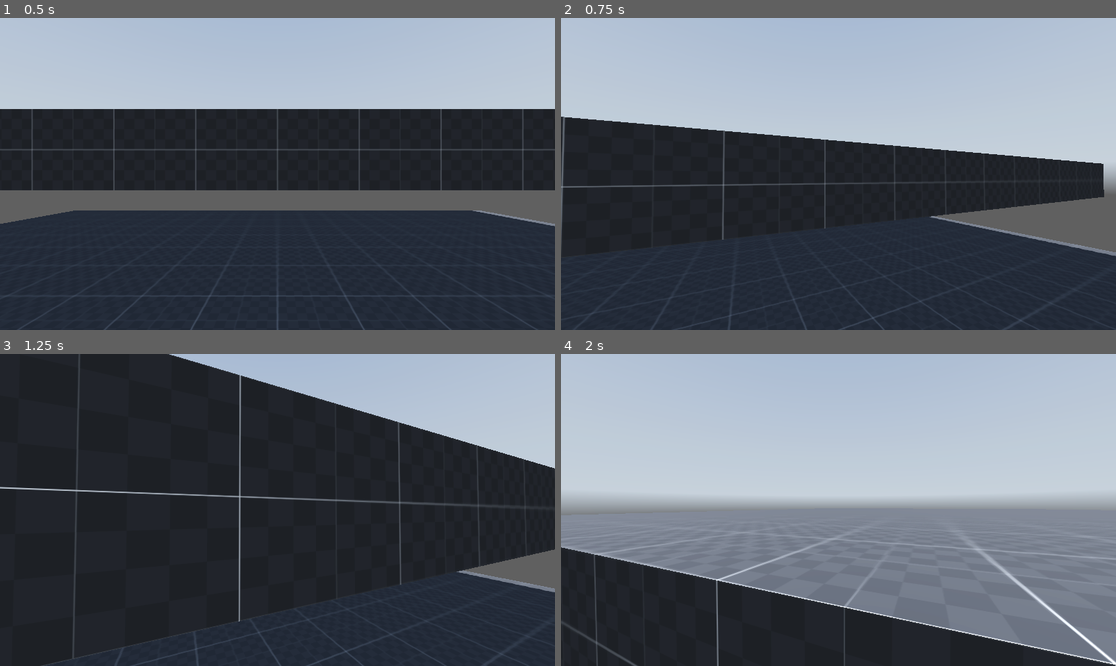
Above: before the commit, frames 1-4 (two rows, left to right).
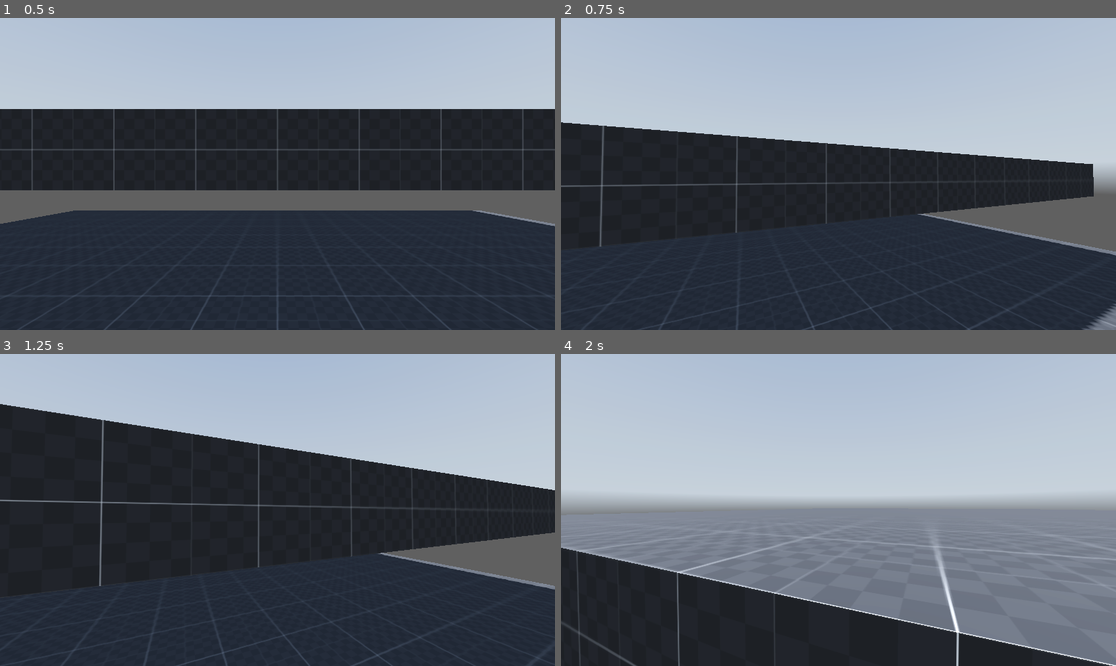
Above: after the commit, the same moments.

Repository: bonsaipropaganda/first-person-controller
Game: Godot game, scene res://scenes/world.tscn
Same seed, same stepped clock (60 frames per second), same inputs: the game is played once before the commit and once after it. A sky picture missing from this copy of the repository is replaced by a grey-blue gradient.
Inputs (mouse positions are in pixels of both pictures, inside the frame that each line leads up to):
- Up to frame 1 (0.5 s): no input
- Up to frame 2 (0.75 s): tap Enter (ui_accept) at 0.5 s; move the mouse to (866, 174) at 0.52 s; hold W (forward) from 0.53 s (still down); hold Ctrl (crouch) from 0.53 s (still down)
- Up to frame 3 (1.25 s): keep holding W (forward); keep holding Ctrl (crouch); tap Enter (ui_accept) at 0.77 s; tap Alt (free_look) at 0.8 s
- Up to frame 4 (2 s): keep holding W (forward); move the mouse to (810, 510) at 1.27 s; release Ctrl (crouch) at 1.28 s; tap Alt (free_look) at 1.35 s; tap Enter (ui_accept) at 1.52 s; tap Shift (sprint) at 1.55 s

Frame 1 is identical in both runs. In frame 2, 3.1% of the frame differs, in the area x 0-100%, y 31-100%; in frame 3, 22%, in the area x 0-100%, y 0-100%; in frame 4, 2.1%.

Commit message:
head bobbing?

Diff:
--- a/code/player.gd
+++ b/code/player.gd
@@ -3,10 +3,12 @@
 # player nodes
 @onready var neck = $Neck
 @onready var head = $Neck/Head
-@onready var camera_3d = $Neck/Head/Camera3D
+@onready var eyes = $Neck/Head/Eyes
+@onready var camera_3d = $Neck/Head/Eyes/Camera3D
 @onready var standing_shape = $StandingShape
 @onready var crouch_shape = $CrouchShape
 @onready var ray_cast_3d = $RayCast3D
+@onready var animation_player = $Neck/Head/Eyes/AnimationPlayer
 
 # state machine
 var free_looking = false
@@ -17,16 +19,25 @@
 
 # speed vars
 var current_speed = 5.0
-var lerp_speed = 10
-const walk_speed = 5
-const sprint_speed = 8
-const crouch_speed = 3
+var lerp_speed = 10.0
+var air_lerp_speed = 2.0
+const walk_speed = 5.0
+const sprint_speed = 8.0
+const crouch_speed = 3.0
 const slide_speed = 7.7
 
 # head bobbing vars
 const head_bobbing_sprinting_speed = 22
 const head_bobbing_walking_speed = 14
 const head_bobbing_crouching_speed = 10
+
+const head_bobbing_sprinting_intensity = .2
+const head_bobbing_walking_intensity = .1
+const head_bobbing_crouching_intensity = .05
+
+var head_bobbing_vector = Vector2.ZERO
+var head_bobbing_index = 0.0
+var head_bobbing_current_intensity = 0.0
 
 # slide vars
 var slide_timer = 0.0
@@ -71,7 +82,7 @@
 
 	# crouching is checked first because it overrides other movement types
 	if Input.is_action_pressed("crouch") or sliding:
-		current_speed = crouch_speed
+		current_speed = lerp(current_speed,crouch_speed,delta * lerp_speed)
 		head.position.y = lerp(head.position.y, crouch_height, delta * lerp_speed)
 		# sets the appropriate collision shape
 		standing_shape.disabled = true
@@ -95,7 +106,7 @@
 		head.position.y = lerp(head.position.y, normal_height, delta * lerp_speed)
 		# if not crouching you can sprint/walk
 		if Input.is_action_pressed("sprint"):
-			current_speed = sprint_speed
+			current_speed = lerp(current_speed,sprint_speed, delta * lerp_speed)
 			sprinting = true
 			walking = false
 			crouching = false
@@ -103,24 +114,47 @@
 			sprinting = false
 			walking = true
 			crouching = false
-			current_speed = walk_speed
+			current_speed = lerp(current_speed, walk_speed, delta * lerp_speed)
 
 	if Input.is_action_pressed("free_look") or sliding:
 		# toggles free look
 		free_looking = true
 		if sliding:
-			camera_3d.rotation.z = lerp(camera_3d.rotation.z, deg_to_rad(-10), delta * lerp_speed)
+			eyes.rotation.z = lerp(eyes.rotation.z, deg_to_rad(-10), delta * lerp_speed)
 		else:
-			camera_3d.rotation.z = neck.rotation.y * free_look_tilt
+			eyes.rotation.z = neck.rotation.y * free_look_tilt
 	else: # not freelooking
 		free_looking = false
 		neck.rotation.y = lerp(neck.rotation.y, 0.0, delta * lerp_speed) # reset neck
-		camera_3d.rotation.z = lerp(camera_3d.rotation.z, 0.0, delta * lerp_speed)
+		eyes.rotation.z = lerp(eyes.rotation.z, 0.0, delta * lerp_speed)
 
 	if sliding:
 		slide_timer -= delta
 		if slide_timer <= 0:
 			sliding = false
+
+	# headbob logic
+	if walking:
+		head_bobbing_current_intensity = head_bobbing_walking_intensity
+		head_bobbing_index += head_bobbing_walking_speed * delta
+	elif sprinting:
+		head_bobbing_current_intensity = head_bobbing_sprinting_intensity
+		head_bobbing_index += head_bobbing_sprinting_speed * delta
+	elif crouching:
+		head_bobbing_current_intensity = head_bobbing_crouching_intensity
+		head_bobbing_index += head_bobbing_crouching_speed * delta
+
+	if is_on_floor() and !sliding and input_dir != Vector2.ZERO:
+		head_bobbing_vector.y = sin(head_bobbing_index)
+		head_bobbing_vector.x = sin(head_bobbing_index/2) +0.5
+
+		eyes.position.y = lerp(eyes.position.y, head_bobbing_vector.y*(head_bobbing_current_intensity/2),delta * lerp_speed)
+		eyes.position.x = lerp(eyes.position.x, head_bobbing_vector.x*head_bobbing_current_intensity,delta * lerp_speed)
+
+	else:
+		eyes.position.y = lerp(eyes.position.y, 0.0,delta * lerp_speed)
+		eyes.position.x = lerp(eyes.position.x, 0.0,delta * lerp_speed)
+
 
 	# Add the gravity.
 	if not is_on_floor():
@@ -130,10 +164,16 @@
 	if Input.is_action_just_pressed("ui_accept") and is_on_floor():
 		velocity.y = JUMP_VELOCITY
 		sliding = false
+#		animation_player.play("jump_land")
+
 
 	# Get the input direction and handle the movement/deceleration.
 	# As good practice, you should replace UI actions with custom gameplay actions.
-	direction = lerp(direction,(transform.basis * Vector3(input_dir.x, 0, input_dir.y)).normalized(), delta * lerp_speed)
+	if is_on_floor():
+		direction = lerp(direction,(transform.basis * Vector3(input_dir.x, 0, input_dir.y)).normalized(), delta * lerp_speed)
+	else:
+		if input_dir != Vector2.ZERO:
+			direction = lerp(direction,(transform.basis * Vector3(input_dir.x, 0, input_dir.y)).normalized(), delta * air_lerp_speed)
 
 	if sliding:
 		direction = (transform.basis * Vector3(slide_vector.x,0,slide_vector.y)).normalized()
--- a/scenes/player.tscn
+++ b/scenes/player.tscn
@@ -6,6 +6,67 @@
 
 [sub_resource type="CapsuleShape3D" id="CapsuleShape3D_nwf7m"]
 height = 1.3
+
+[sub_resource type="Animation" id="Animation_5oqaq"]
+resource_name = "jump_land"
+length = 0.3
+tracks/0/type = "value"
+tracks/0/imported = false
+tracks/0/enabled = true
+tracks/0/path = NodePath("Camera3D:rotation")
+tracks/0/interp = 1
+tracks/0/loop_wrap = true
+tracks/0/keys = {
+"times": PackedFloat32Array(0, 0.1, 0.3),
+"transitions": PackedFloat32Array(1, 1, 1),
+"update": 0,
+"values": [Vector3(0, 0, 0), Vector3(0, 0, 0.00698132), Vector3(0, 0, 0)]
+}
+tracks/1/type = "value"
+tracks/1/imported = false
+tracks/1/enabled = true
+tracks/1/path = NodePath("Camera3D:position")
+tracks/1/interp = 1
+tracks/1/loop_wrap = true
+tracks/1/keys = {
+"times": PackedFloat32Array(0, 0.1),
+"transitions": PackedFloat32Array(1, 1),
+"update": 0,
+"values": [Vector3(0, 0, 0), Vector3(0, 0.2, 0)]
+}
+
+[sub_resource type="Animation" id="Animation_mv5yv"]
+length = 0.001
+tracks/0/type = "value"
+tracks/0/imported = false
+tracks/0/enabled = true
+tracks/0/path = NodePath("Camera3D:position")
+tracks/0/interp = 1
+tracks/0/loop_wrap = true
+tracks/0/keys = {
+"times": PackedFloat32Array(0),
+"transitions": PackedFloat32Array(1),
+"update": 0,
+"values": [Vector3(0, 0, 0)]
+}
+tracks/1/type = "value"
+tracks/1/imported = false
+tracks/1/enabled = true
+tracks/1/path = NodePath("Camera3D:rotation")
+tracks/1/interp = 1
+tracks/1/loop_wrap = true
+tracks/1/keys = {
+"times": PackedFloat32Array(0),
+"transitions": PackedFloat32Array(1),
+"update": 0,
+"values": [Vector3(0, 0, 0)]
+}
+
+[sub_resource type="AnimationLibrary" id="AnimationLibrary_alkah"]
+_data = {
+"RESET": SubResource("Animation_mv5yv"),
+"jump_land": SubResource("Animation_5oqaq")
+}
 
 [node name="Player" type="CharacterBody3D"]
 script = ExtResource("1_w1ys7")
@@ -27,4 +88,11 @@
 
 [node name="Head" type="Node3D" parent="Neck"]
 
-[node name="Camera3D" type="Camera3D" parent="Neck/Head"]
+[node name="Eyes" type="Node3D" parent="Neck/Head"]
+
+[node name="Camera3D" type="Camera3D" parent="Neck/Head/Eyes"]
+
+[node name="AnimationPlayer" type="AnimationPlayer" parent="Neck/Head/Eyes"]
+libraries = {
+"": SubResource("AnimationLibrary_alkah")
+}
--- a/scenes/world.tscn
+++ b/scenes/world.tscn
@@ -1,8 +1,8 @@
-[gd_scene load_steps=8 format=3 uid="uid://bsyxtc7j6mkk8"]
+[gd_scene load_steps=13 format=3 uid="uid://bsyxtc7j6mkk8"]
 
 [ext_resource type="Texture2D" uid="uid://ceacthpx7vgw7" path="res://assets/textures/dev/grids/Dark/texture_07.png" id="1_iojoj"]
 [ext_resource type="Texture2D" uid="uid://y437rgef7vlx" path="res://assets/hdris/kloofendal_48d_partly_cloudy_puresky_2k.hdr" id="2_tm662"]
-[ext_resource type="PackedScene" uid="uid://ca4qk3u7403fh" path="res://scenes/player.tscn" id="3_j854l"]
+[ext_resource type="Script" path="res://code/player.gd" id="3_3a2bi"]
 
 [sub_resource type="StandardMaterial3D" id="StandardMaterial3D_xpil4"]
 albedo_texture = ExtResource("1_iojoj")
@@ -19,6 +19,72 @@
 sky = SubResource("Sky_hgy8f")
 tonemap_mode = 2
 glow_enabled = true
+
+[sub_resource type="CapsuleShape3D" id="CapsuleShape3D_htdn1"]
+
+[sub_resource type="CapsuleShape3D" id="CapsuleShape3D_nwf7m"]
+height = 1.3
+
+[sub_resource type="Animation" id="Animation_5oqaq"]
+resource_name = "jump_land"
+length = 0.3
+tracks/0/type = "value"
+tracks/0/imported = false
+tracks/0/enabled = true
+tracks/0/path = NodePath("Camera3D:rotation")
+tracks/0/interp = 1
+tracks/0/loop_wrap = true
+tracks/0/keys = {
+"times": PackedFloat32Array(0, 0.1, 0.3),
+"transitions": PackedFloat32Array(1, 1, 1),
+"update": 0,
+"values": [Vector3(0, 0, 0), Vector3(0, 0, 0.00698132), Vector3(0, 0, 0)]
+}
+tracks/1/type = "value"
+tracks/1/imported = false
+tracks/1/enabled = true
+tracks/1/path = NodePath("Camera3D:position")
+tracks/1/interp = 1
+tracks/1/loop_wrap = true
+tracks/1/keys = {
+"times": PackedFloat32Array(0, 0.1),
+"transitions": PackedFloat32Array(1, 1),
+"update": 0,
+"values": [Vector3(0, 0, 0), Vector3(0, 0.2, 0)]
+}
+
+[sub_resource type="Animation" id="Animation_mv5yv"]
+length = 0.001
+tracks/0/type = "value"
+tracks/0/imported = false
+tracks/0/enabled = true
+tracks/0/path = NodePath("Camera3D:position")
+tracks/0/interp = 1
+tracks/0/loop_wrap = true
+tracks/0/keys = {
+"times": PackedFloat32Array(0),
+"transitions": PackedFloat32Array(1),
+"update": 0,
+"values": [Vector3(0, 0, 0)]
+}
+tracks/1/type = "value"
+tracks/1/imported = false
+tracks/1/enabled = true
+tracks/1/path = NodePath("Camera3D:rotation")
+tracks/1/interp = 1
+tracks/1/loop_wrap = true
+tracks/1/keys = {
+"times": PackedFloat32Array(0),
+"transitions": PackedFloat32Array(1),
+"update": 0,
+"values": [Vector3(0, 0, 0)]
+}
+
+[sub_resource type="AnimationLibrary" id="AnimationLibrary_alkah"]
+_data = {
+"RESET": SubResource("Animation_mv5yv"),
+"jump_land": SubResource("Animation_5oqaq")
+}
 
 [node name="World" type="Node3D"]
 
@@ -45,4 +111,31 @@
 transform = Transform3D(-0.866025, -0.433013, 0.25, 0, 0.5, 0.866025, -0.5, 0.75, -0.433013, 0, 0, 0)
 shadow_enabled = true
 
-[node name="Player" parent="." instance=ExtResource("3_j854l")]
+[node name="Player" type="CharacterBody3D" parent="."]
+script = ExtResource("3_3a2bi")
+
+[node name="StandingShape" type="CollisionShape3D" parent="Player"]
+transform = Transform3D(1, 0, 0, 0, 1, 0, 0, 0, 1, 0, 1, 0)
+shape = SubResource("CapsuleShape3D_htdn1")
+
+[node name="CrouchShape" type="CollisionShape3D" parent="Player"]
+transform = Transform3D(1, 0, 0, 0, 1, 0, 0, 0, 1, 0, 0.652408, 0)
+shape = SubResource("CapsuleShape3D_nwf7m")
+disabled = true
+
+[node name="RayCast3D" type="RayCast3D" parent="Player"]
+target_position = Vector3(0, 2, 0)
+
+[node name="Neck" type="Node3D" parent="Player"]
+transform = Transform3D(1, 0, 0, 0, 1, 0, 0, 0, 1, 0, 1.8, 0)
+
+[node name="Head" type="Node3D" parent="Player/Neck"]
+
+[node name="Eyes" type="Node3D" parent="Player/Neck/Head"]
+
+[node name="Camera3D" type="Camera3D" parent="Player/Neck/Head/Eyes"]
+
+[node name="AnimationPlayer" type="AnimationPlayer" parent="Player/Neck/Head/Eyes"]
+libraries = {
+"": SubResource("AnimationLibrary_alkah")
+}
Not shown: 1 places in scenes/player.tscn that only renumber resources
